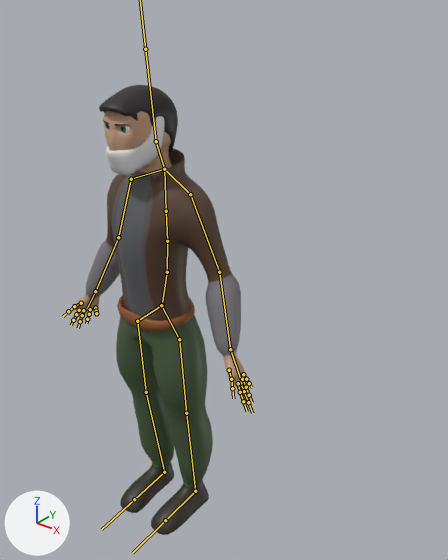
The FBX model wip_models/guy.fbx: old version first, new version second.
Before and after are seen from a 50 mm camera at (3.84, -3.75, 5.42) aimed at (0.18, 0.82, 2.58). The lights are fixed; the arrows at lower left show +X, +Y and +Z. The bones that bend it are drawn over the model as lines.

Objects in the first picture: 'Belt', 'Body', 'Eye', 'Eyebrow', 'Hair', 'Mask'.
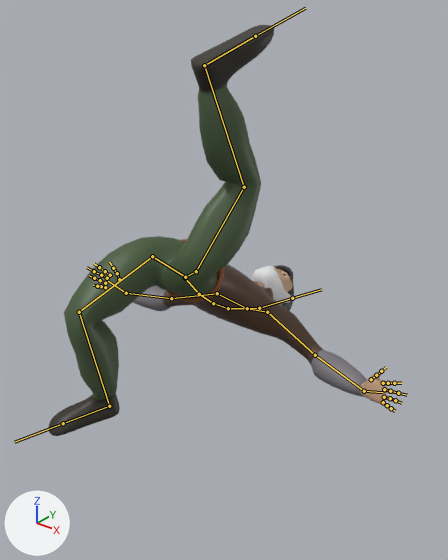
The newer file adds an action. The first version stands in its rest pose; the second is drawn at frame 17 of the action 'Armature|0g_knockdown'.

Where the change shows, as pixel boxes (x1, y1, x2, y2) in the pictures (448 x 560 px):
'Body', posed (91% wider)
    before: (68, 110, 251, 535)
    after: (48, 25, 399, 436)
'Hair', posed
    before: (99, 85, 178, 153)
    after: (274, 265, 294, 310)
'Mask', posed
    before: (106, 116, 164, 175)
    after: (252, 265, 291, 303)
'Belt', posed
    before: (117, 295, 195, 331)
    after: (166, 239, 224, 303)
'Eye', posed (not visible afterwards)
    before: (105, 123, 130, 133)
'Eyebrow', posed (not visible afterwards)
    before: (103, 120, 129, 126)
bone 'Spine0', root to tip
    before: (162, 305) to (167, 272)
    after: (185, 278) to (199, 294)
bone 'Spine2', root to tip
    before: (167, 241) to (166, 211)
    after: (213, 303) to (228, 308)
bone 'Spine3', root to tip
    before: (166, 211) to (164, 169)
    after: (228, 308) to (247, 308)
bone 'Neck', root to tip
    before: (164, 169) to (156, 141)
    after: (247, 308) to (259, 308)
bone 'Head', root to tip
    before: (156, 141) to (145, 49)
    after: (259, 308) to (292, 298)
bone 'UpperArm.l', root to tip
    before: (190, 194) to (219, 272)
    after: (267, 312) to (315, 355)
bone 'Hand.l', root to tip
    before: (230, 349) to (240, 379)
    after: (364, 391) to (382, 392)
bone 'UpperArm.r', root to tip
    before: (131, 179) to (118, 237)
    after: (217, 293) to (171, 298)
bone 'Hand.r', root to tip
    before: (95, 291) to (87, 308)
    after: (126, 293) to (108, 281)
bone 'Hip.l', root to tip
    before: (161, 305) to (179, 339)
    after: (185, 277) to (196, 271)
bone 'UpperLeg.l', root to tip
    before: (179, 339) to (186, 413)
    after: (196, 271) to (244, 187)
bone 'LowerLeg.l', root to tip
    before: (186, 413) to (195, 491)
    after: (244, 187) to (204, 65)
bone 'Foot.l', root to tip
    before: (195, 491) to (165, 520)
    after: (204, 65) to (255, 36)
bone 'Hip.r', root to tip
    before: (161, 305) to (137, 321)
    after: (185, 277) to (152, 256)
bone 'UpperLeg.r', root to tip
    before: (137, 321) to (146, 392)
    after: (152, 256) to (79, 312)
bone 'LowerLeg.r', root to tip
    before: (146, 392) to (164, 472)
    after: (79, 312) to (109, 406)
bone 'Foot.r', root to tip
    before: (164, 472) to (134, 499)
    after: (109, 406) to (63, 423)

What the commit changed:
Bone 'Spine0' (bone_spine0) moves from (0.0, 0.0, 0.0) to (0.0, 0.25, -0.29).
Bone 'Spine0' (bone_spine0) turns from (0, 0, 0) to (-127, 0, 0) degrees about its own x, y and z.
Bone 'Spine2' (bone_spine2) turns from (0, 0, 0) to (5, 0, 0) degrees about its own x, y and z.
Bone 'Spine3' (bone_spine3) turns from (0, 0, 0) to (9, 0, 0) degrees about its own x, y and z.
Bone 'Neck' (bone_neck) turns from (0, 0, 0) to (-17, 0, 0) degrees about its own x, y and z.
Bone 'Head' (bone_head) turns from (0, 0, 0) to (22, 0, 0) degrees about its own x, y and z.
Bone 'UpperArm.l' (bone_upperarm_l) turns from (0, 0, 0) to (-26, 38, 51) degrees about its own x, y and z.
Bone 'Hand.l' (bone_hand_l) turns from (0, 0, 0) to (43, -8, -10) degrees about its own x, y and z.
Bone 'UpperArm.r' (bone_upperarm_r) turns from (0, 0, 0) to (-26, -38, -51) degrees about its own x, y and z.
Bone 'Hand.r' (bone_hand_r) turns from (0, 0, 0) to (43, 8, 10) degrees about its own x, y and z.
Bone 'Hip.l' (bone_hip_l) moves from (0.0, 0.0, 0.0) to (-0.33, -0.17, 0.13).
Bone 'Hip.l' (bone_hip_l) turns from (0, 0, 0) to (84, -27, -131) degrees about its own x, y and z.
Bone 'UpperLeg.l' (bone_upperleg_l) turns from (0, 0, 0) to (12, -15, -94) degrees about its own x, y and z.
Bone 'LowerLeg.l' (bone_lowerleg_l) turns from (0, 0, 0) to (7, -3, 55) degrees about its own x, y and z.
Bone 'Foot.l' (bone_foot_l) turns from (0, 0, 0) to (7, -9, 3) degrees about its own x, y and z.
Bone 'Hip.r' (bone_hip_r) moves from (0.0, 0.0, 0.0) to (0.33, -0.17, 0.13).
Bone 'Hip.r' (bone_hip_r) turns from (0, 0, 0) to (85, 27, 131) degrees about its own x, y and z.
Bone 'UpperLeg.r' (bone_upperleg_r) turns from (0, 0, 0) to (12, 14, -53) degrees about its own x, y and z.
Bone 'LowerLeg.r' (bone_lowerleg_r) turns from (0, 0, 0) to (11, 7, -74) degrees about its own x, y and z.
Bone 'Foot.r' (bone_foot_r) turns from (0, 0, 0) to (9, 11, 1) degrees about its own x, y and z.
